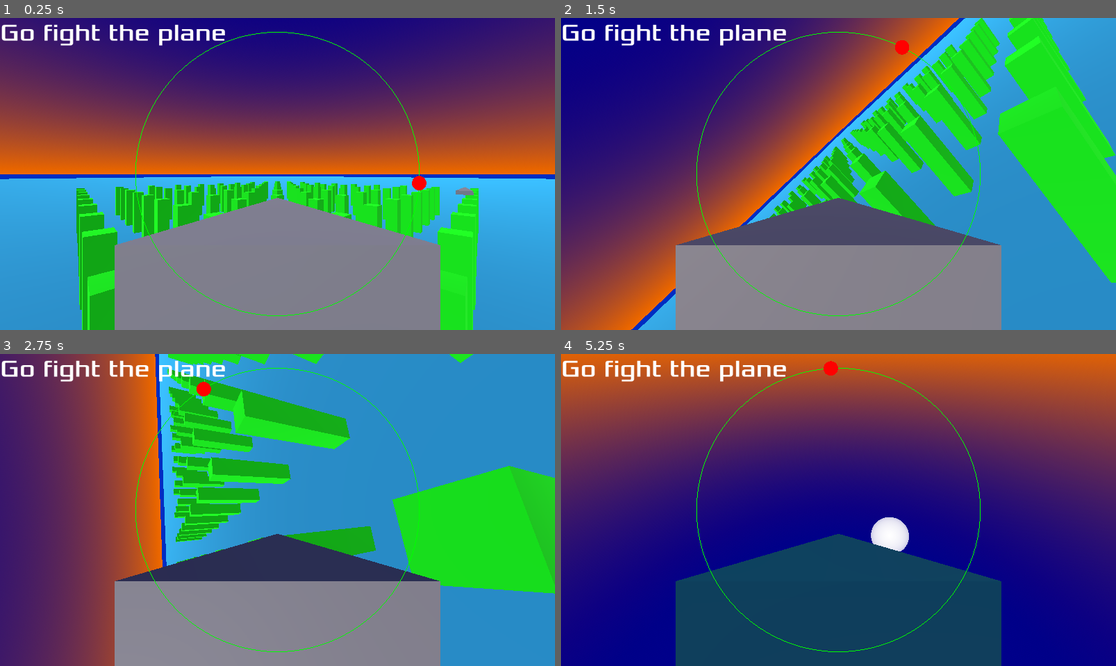
Above: before the commit, frames 1-4 (two rows, left to right).
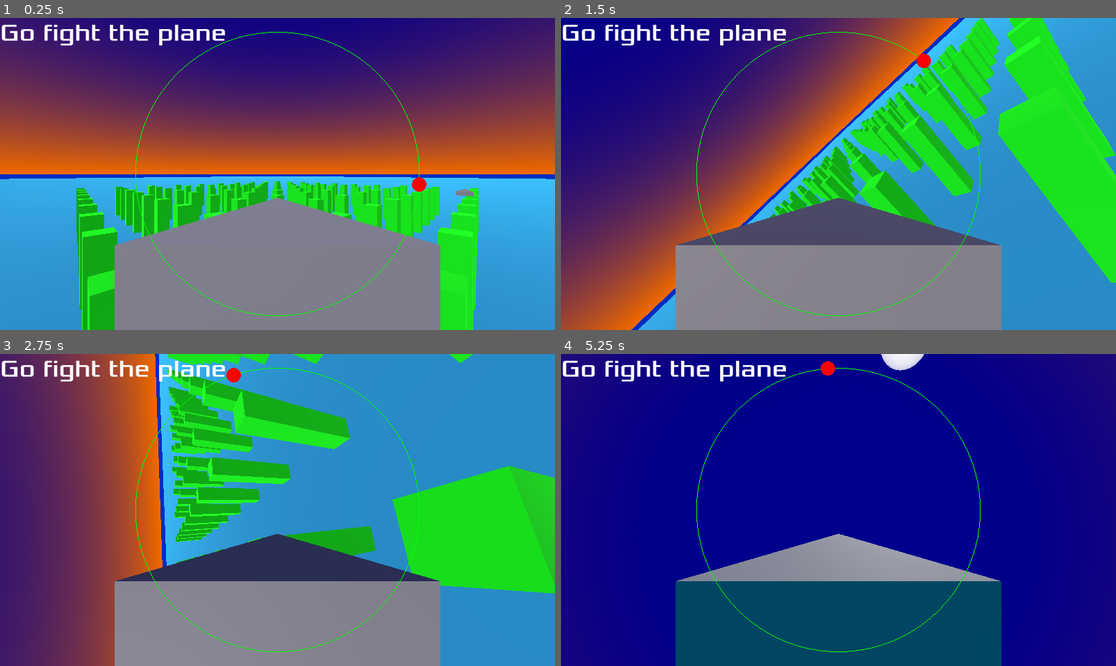
Above: after the commit, the same moments.

Repository: lookbehindyounow/shape_squadron
Game: Godot game, scene res://main.tscn
Same seed, same stepped clock (60 frames per second), same inputs: the game is played once before the commit and once after it.
Inputs:
- Up to frame 1 (0.25 s): no input
- Up to frame 2 (1.5 s): hold D (roll_right) 0.53-1.28 s; hold , (shoot) 0.53-1.28 s; tap V at 0.8, 1.35 s; hold W (pitch_down) from 1.28 s (still down)
- Up to frame 3 (2.75 s): tap , (shoot) at 1.55 s; release W (pitch_down) at 2.03 s; hold D (roll_right) from 2.03 s (still down); hold , (shoot) from 2.03 s (still down); tap V at 2.3 s
- Up to frame 4 (5.25 s): release D (roll_right) at 2.78 s; release , (shoot) at 2.78 s; hold Space (accelerate) 2.78-3.53 s; tap C (switch_camera) at 2.85 s; tap , (shoot) at 3.05, 4.35 s; tap Enter at 3.5 s; hold A (roll_left) 3.53-5.03 s; tap V at 3.6, 5.1 s; hold W (pitch_down) from 5.03 s (still down)

The runs differ from the first frame. In frame 1, less than 0.1% of the frame differs, in the area x 74-86%, y 50-58%; in frame 2, 0.2%; in frame 3, 0.2%; in frame 4, 57%, in the area x 0-100%, y 0-73%.

Commit message:
abstracted most of player & enemy functionality to static functions in a file called JetMethods.gd so I don't have to edit them twice

Diff:
--- a/Enemy.gd
+++ b/Enemy.gd
@@ -1,95 +1,63 @@
 extends CharacterBody3D
+var Jet=preload("res://JetMethods.gd")
 const acceleration=2
 const top_speed=10
 var speed=10
-var bullet_scene=preload("res://bullet.tscn")
-var chillin=false # could maybe turn into state:enum
-var player_o_clock=0
 var hits_taken=0
 var crashes=0
 signal hit
 var cooldown=0
+var target_o_clock=0
 
+var chillin=false # for testing
 func _unhandled_input(event):
-	if event.keycode==KEY_V && event.pressed:
-		chillin=not chillin
+	if event.keycode==KEY_V:
+		if event.pressed:
+			chillin=not chillin
+
+# could maybe have state:enum determined randomly
+
+#func _ready():
+#	var Jet=get_node("/root/Jet")
 
 func _physics_process(delta):
 	var accelerating=false
 	var decelerating=false
-	var rolling_left=false
-	var rolling_right=false
-	var pitching_up=false
-	var pitching_down=false
+	var rolling=0
+	var pitching=0
 	var shooting=false
 
-	# same calculation below as in UI.gd finding enemies & marking them on the HUD
-	var player_pos=get_node("/root/Main/Player").position
-	var tracker_plane=Plane(position,position+transform.basis.z,player_pos)
-	player_o_clock=tracker_plane.normal.signed_angle_to(transform.basis.x,-transform.basis.z)
-
-	if (player_pos-position).normalized().dot(transform.basis.z)>0.966: # player almost directly infront (0.966=cos(15deg), 15deg angle to forward is 30deg cone of violence)
-		shooting=true
-#	if randf()<0.1*delta:
-#		chillin=not(chillin)
-	if not chillin:
-		# could maybe reduce code here by using positive/negative dot products (against all transform basis axes) to figure out which way to go
-		# but could also make enemy pitch & roll amount depend on player o'clock angle for smoothness, would be like analogue controls for player
-		if abs(player_o_clock)>PI/20 && abs(player_o_clock)<0.95*PI: # if player not at top or bottom centre of clock face
-			if abs(player_o_clock)<2*PI/3: # player in top 2/3 of clock face
-				if player_o_clock>0:# top-right
-					rolling_right=true
-				else: # top-left
-					rolling_left=true
-			elif abs(player_o_clock)>=2*PI/3: # player in bottom 1/3 of clock face
-				if player_o_clock>0: # bottom-right
-					rolling_left=true
-				else: # bottom-left
-					rolling_right=true
-
-		if abs(player_o_clock)<0.4*PI || abs(player_o_clock)>0.6*PI: # if player in top 2/5 or bottom 2/5 of clock face
-			if (player_pos-position).normalized().dot(transform.basis.y)>0: # player above
-				pitching_up=true
-			else: # player below
-				pitching_down=true
+	if chillin:
+		target_o_clock=Jet.track(transform,get_node("/root/Main/Player").position)
+		velocity=Vector3.ZERO
+	else:
+		var suggestions=Jet.autopilot(transform,get_node("/root/Main/Player").position)
+		target_o_clock=suggestions[0]
+		rolling=0.75*suggestions[1]
+		pitching=0.5*suggestions[2]
+		shooting=suggestions[3]
 
 		if accelerating:
-			speed+=acceleration*delta
-			if speed>top_speed:
-				speed=top_speed
+			speed=min(speed+acceleration*delta,top_speed)
 		if decelerating:
-			speed-=acceleration*delta
-			if speed<-top_speed:
-				speed=-top_speed
-		if rolling_left:
-			transform.basis=transform.basis.rotated(transform.basis.z,-delta)
-		if rolling_right:
-			transform.basis=transform.basis.rotated(transform.basis.z,delta)
-		if pitching_up:
-			transform.basis=transform.basis.rotated(transform.basis.x,-0.75*delta)
-		if pitching_down:
-			transform.basis=transform.basis.rotated(transform.basis.x,0.75*delta)
-	velocity=transform.basis.z*speed
+			speed=min(speed-acceleration*delta,top_speed)
+		# could also make pitch & roll depend on target o'clock or dot product navigation from autopilot if I get into that
+		# both options would look more like analogue controls for player
+		transform.basis=Jet.turn(transform.basis,rolling,pitching,delta)
+		velocity=transform.basis.z*speed
 	move_and_slide()
 
 	if shooting:
 		if cooldown>0.1:
-			shoot()
+			Jet.shoot(self)
 			cooldown=0
 		else:
 			cooldown+=delta
 
+	var collisions=[]
 	for i in range(get_slide_collision_count()):
-		if get_slide_collision(i).get_collider().is_in_group("bullets"):
-			get_slide_collision(i).get_collider().queue_free()
+		if Jet.collide(get_slide_collision(i).get_collider()):
 			hits_taken+=1
 		else:
 			crashes+=1
 		hit.emit()
-
-func shoot():
-	var bullet=bullet_scene.instantiate()
-	bullet.global_transform=self.global_transform
-	bullet.position+=self.transform.basis.z
-	bullet.linear_velocity=transform.basis.z*100
-	get_node("/root/Main").add_child(bullet)
--- /dev/null
+++ b/JetMethods.gd
@@ -0,0 +1,53 @@
+static func track(transform,target_pos):
+	var tracking_plane=Plane(transform.origin,transform.origin+transform.basis.z,target_pos)
+	return tracking_plane.normal.signed_angle_to(transform.basis.x,-transform.basis.z)
+
+static func autopilot(transform,target_pos):
+	var rolling=0
+	var pitching=0
+	var shooting=false
+
+	var target_o_clock=track(transform,target_pos)
+
+	# if target within 15deg angle of forward vector (cos(15deg)≈0.966
+	if (target_pos-transform.origin).normalized().dot(transform.basis.z)>0.966:
+		shooting=true
+	# could maybe reduce code here by using positive/negative dot products (against all transform basis axes) to figure out which way to go
+	if abs(target_o_clock)>PI/20 && abs(target_o_clock)<0.95*PI: # if target not at top or bottom centre of clock face
+		if abs(target_o_clock)<2*PI/3: # target in top 2/3 of clock face
+			if target_o_clock>0:# top-right
+				rolling+=1
+			else: # top-left
+				rolling-=1
+		elif abs(target_o_clock)>=2*PI/3: # target in bottom 1/3 of clock face
+			if target_o_clock>0: # bottom-right
+				rolling-=1
+			else: # bottom-left
+				rolling+=1
+
+	if abs(target_o_clock)<0.4*PI || abs(target_o_clock)>0.6*PI: # if target in top 2/5 or bottom 2/5 of clock face
+		if (target_pos-transform.origin).normalized().dot(transform.basis.y)>0: # target above
+			pitching-=1
+		else: # target below
+			pitching+=1
+	return [target_o_clock,rolling,pitching,shooting]
+
+static func turn(basis,roll,pitch,delta):
+	basis=basis.rotated(basis.z,roll*delta)
+	basis=basis.rotated(basis.x,pitch*delta)
+	return basis
+
+static func shoot(shooter):
+	var bullet=shooter.get_node("/root/Main").bullet_scene.instantiate()
+	bullet.global_transform=shooter.global_transform
+	bullet.position+shooter.transform.basis.z
+	if shooter.name=="Player":
+		bullet.position+=0.2*shooter.transform.basis.y
+	bullet.linear_velocity=shooter.transform.basis.z*100
+	shooter.get_node("/root/Main").add_child(bullet)
+
+static func collide(collider):
+	if collider.is_in_group("bullets"):
+		collider.queue_free()
+		return true
+	return false
--- a/Player.gd
+++ b/Player.gd
@@ -1,51 +1,48 @@
 extends CharacterBody3D
+var Jet=preload("res://JetMethods.gd")
 const acceleration=2
 const top_speed=10
 var speed=0
-var bullet_scene=preload("res://bullet.tscn")
 var hits_taken=0
 var crashes=0
 signal hit
 var cooldown=0
+var target_o_clock=0
+
+#func _ready():
+#	var Jet=get_node("/root/Jet")
 
 func _physics_process(delta):
+	target_o_clock=Jet.track(transform,get_node("/root/Main/Enemy").position)
 	if Input.is_action_pressed("accelerate"):
-		speed+=acceleration*delta
-		if speed>top_speed:
-			speed=top_speed
+		speed=min(speed+acceleration*delta,top_speed)
 	if Input.is_action_pressed("decelerate"):
-		speed-=acceleration*delta
-		if speed<-top_speed:
-			speed=-top_speed
+		speed=min(speed-acceleration*delta,top_speed)
+	var rolling=0
+	var pitching=0
 	if Input.is_action_pressed("roll_left"):
-		transform.basis=transform.basis.rotated(transform.basis.z,-delta)
+		rolling-=1
 	if Input.is_action_pressed("roll_right"):
-		transform.basis=transform.basis.rotated(transform.basis.z,delta)
+		rolling+=1
 	if Input.is_action_pressed("pitch_up"):
-		transform.basis=transform.basis.rotated(transform.basis.x,-delta)
+		pitching-=1
 	if Input.is_action_pressed("pitch_down"):
-		transform.basis=transform.basis.rotated(transform.basis.x,delta)
+		pitching+=1
+	transform.basis=Jet.turn(transform.basis,rolling,pitching,delta)
 	velocity=transform.basis.z*speed
 	move_and_slide()
 
 	if Input.is_action_pressed("shoot"):
 		if cooldown>0.1:
-			shoot()
+			Jet.shoot(self)
 			cooldown=0
 		else:
 			cooldown+=delta
 
+	var collisions=[]
 	for i in range(get_slide_collision_count()):
-		if get_slide_collision(i).get_collider().is_in_group("bullets"):
-			get_slide_collision(i).get_collider().queue_free()
+		if Jet.collide(get_slide_collision(i).get_collider()):
 			hits_taken+=1
 		else:
 			crashes+=1
 		hit.emit()
-
-func shoot():
-	var bullet=bullet_scene.instantiate()
-	bullet.global_transform=self.global_transform
-	bullet.position+=self.transform.basis.z+0.2*self.transform.basis.y
-	bullet.linear_velocity=transform.basis.z*100
-	get_node("/root/Main").add_child(bullet)
--- a/UI.gd
+++ b/UI.gd
@@ -1,29 +1,26 @@
 extends Control
 var screen_dimensions
 var enemy_icon_scene=preload("res://enemy_icon.tscn")
-var testing_enemy_icon
+var enemy_icon
 var enemy_camera=false
+var watcher="Player"
 
 func _draw():
 	draw_arc(screen_dimensions/2,screen_dimensions.y/2.2,0,TAU,100,Color("#0f0"),-1)
 
 func _ready():
 	screen_dimensions=get_node("/root").size
-	testing_enemy_icon=enemy_icon_scene.instantiate()
-	add_child(testing_enemy_icon)
+	enemy_icon=enemy_icon_scene.instantiate()
+	add_child(enemy_icon)
 
 func _process(delta):
 	var HUD_angle
 	if enemy_camera:
-		HUD_angle=get_node("/root/Main/Enemy").player_o_clock
+		watcher="Enemy"
 	else:
-		var player=get_node("/root/Main/Player")
-		var target=get_node("/root/Main/Enemy")
-		# To show enemies on the HUD, we want the angle from the 2d HUD's upward vector to the enemy's direction vector coming out perpendicularly from player's forward axis
-		var tracker_plane=Plane(player.position,player.position+player.transform.basis.z,target.position) # get plane of: player pos, just ahead of player pos relative to player, enemy pos; this plane will always include player's forward vector
-		HUD_angle=tracker_plane.normal.signed_angle_to(player.transform.basis.x,-player.transform.basis.z) # angle between said plane & player's left/right splitting plane (the angle we need) = angle between said plane's normal & player's leftward vector
-
-	testing_enemy_icon.position=Vector2(screen_dimensions/2)+((screen_dimensions.y/2.2)*Vector2.UP.rotated(HUD_angle))
+		watcher="Player"
+	HUD_angle=get_node("/root/Main/%s" %watcher).target_o_clock
+	enemy_icon.position=Vector2(screen_dimensions/2)+((screen_dimensions.y/2.2)*Vector2.UP.rotated(HUD_angle))
 
 func _unhandled_input(event):
 	if InputMap.event_is_action(event,"switch_camera") && event.pressed:
--- a/main.gd
+++ b/main.gd
@@ -1,4 +1,6 @@
 extends Node
+
+var bullet_scene=preload("res://bullet.tscn")
 
 func _ready():
 	$Player/Camera3D.current==true
--- a/project.godot
+++ b/project.godot
@@ -14,6 +14,10 @@
 run/main_scene="res://main.tscn"
 config/features=PackedStringArray("4.1", "GL Compatibility")
 config/icon="res://icon.svg"
+
+[autoload]
+
+Jet="*res://JetMethods.gd"
 
 [display]
 
